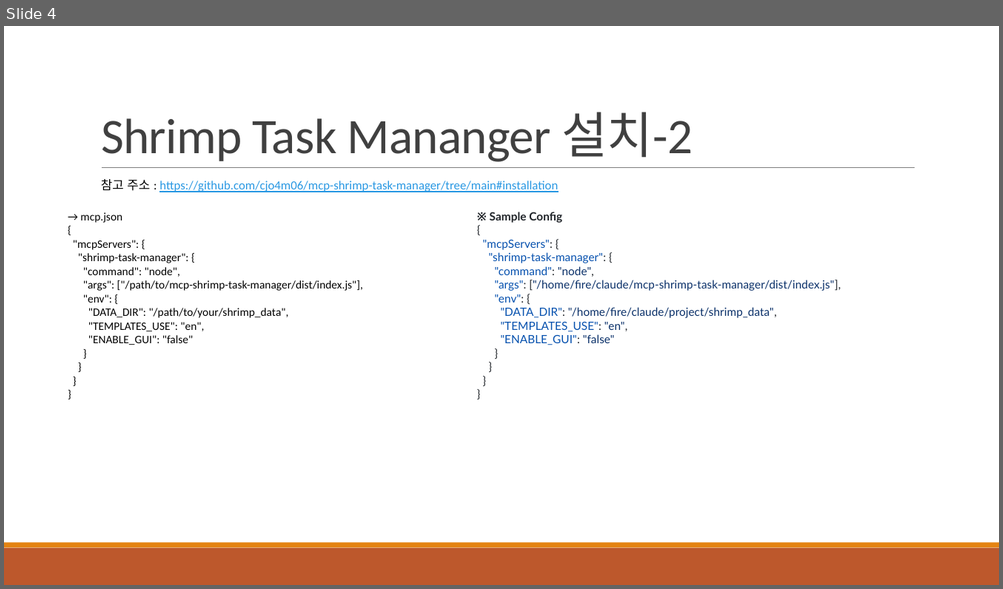
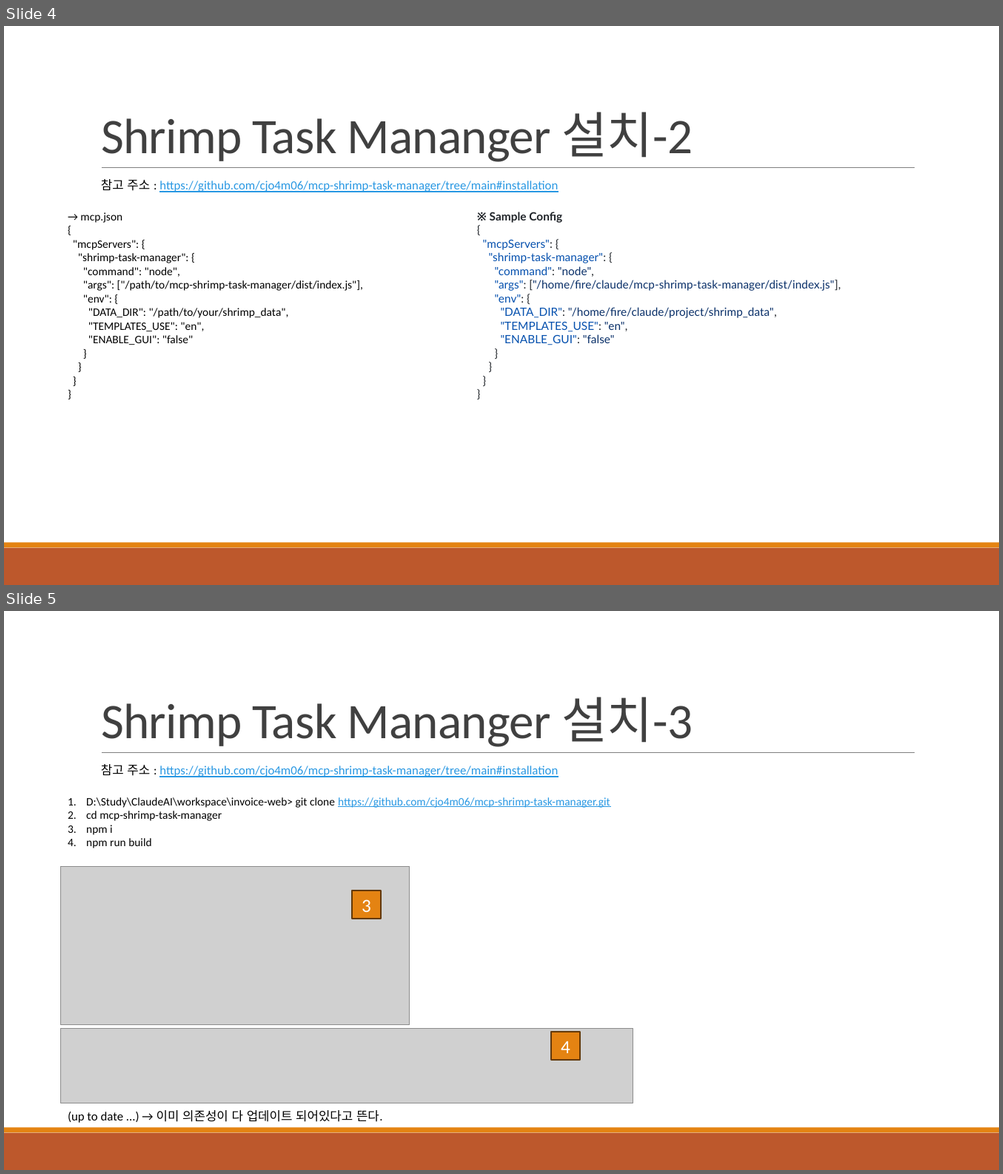
Before and after one commit to khb3025/study-claude-code, a slide deck: PPT정리/28. Shrimp Task Master AI.pptx. Shown one above the other, each under a label of ours: slide 4 before the commit, slides 4 and 5 after it. The pictures are 1003x589 and 1003x1174 pixels, drawn with LibreOffice and Linux fonts; fonts in the diff are those of the drawing; grey boxes stand for pictures. Boxes give left, top, right and bottom in pixels: in the first picture for what was removed or moved away, otherwise in the second. Text is boxed around its words. In the diff, an @@ line names an element or a change of style, - is before the commit and + after.

Commit message:
shrimp-task manager 설치 (공식)

```diff
--- a/PPT정리/28. Shrimp Task Master AI.pptx
+++ b/PPT정리/28. Shrimp Task Master AI.pptx
@@ slide 5 added at <box>4,611,999,1170</box>, background #FFFFFF; not listed: 3 template elements that a slide beside it also shows @@
@@ title added at <box>101,697,692,747</box>, 48 pt, text #404040 @@
+Shrimp Task Mananger 설치-3
@@ text added at <box>101,764,558,777</box>, 12 pt, text #2998E3, underline @@
+참고 주소 : https://github.com/cjo4m06/mcp-shrimp-task-manager/tree/main#installation
@@ text added at <box>86,797,610,849</box>, 11 pt, text #000000 @@
+1. D:\Study\ClaudeAI\workspace\invoice-web> git clone https://github.com/cjo4m06/mcp-shrimp-task-manager.git
+2. cd mcp-shrimp-task-manager
+3. npm i
+4. npm run build
@@ picture added at <box>61,866,410,1025</box> @@
@@ rectangle added at <box>352,891,381,919</box>, fill #E48312, outline #643908 1.25 pt, 18 pt, text #FFFFFF @@
+3
@@ picture added at <box>61,1029,634,1103</box> @@
@@ rectangle added at <box>551,1032,580,1060</box>, fill #E48312, outline #643908 1.25 pt, 18 pt, text #FFFFFF @@
+4
@@ text added at <box>68,1111,383,1123</box>, 12 pt, text #000000 @@
+(up to date ...) → 이미 의존성이 다 업데이트 되어있다고 뜬다.
```
Also in this commit, not shown: 1 other slide added, 7 other files.
